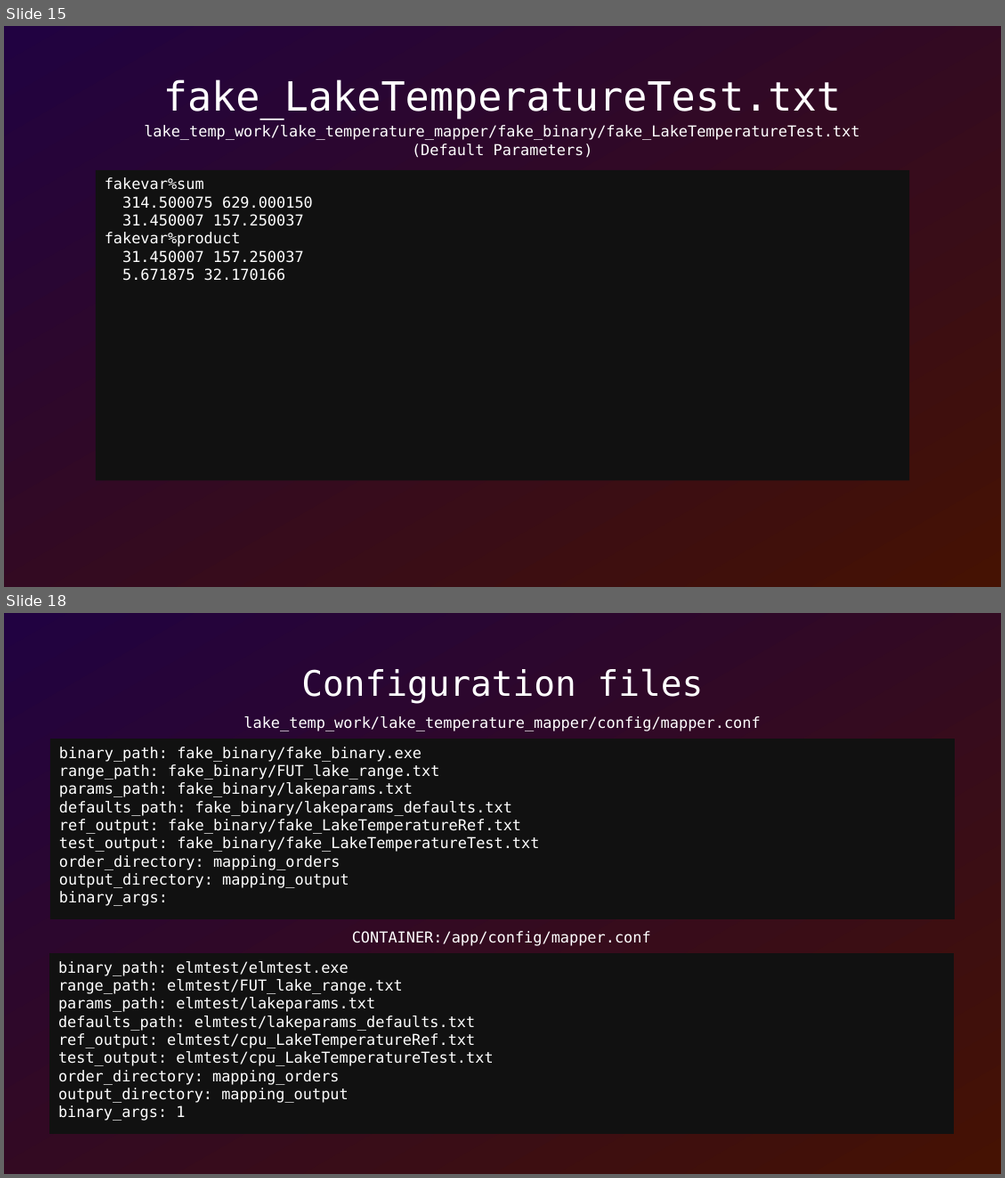
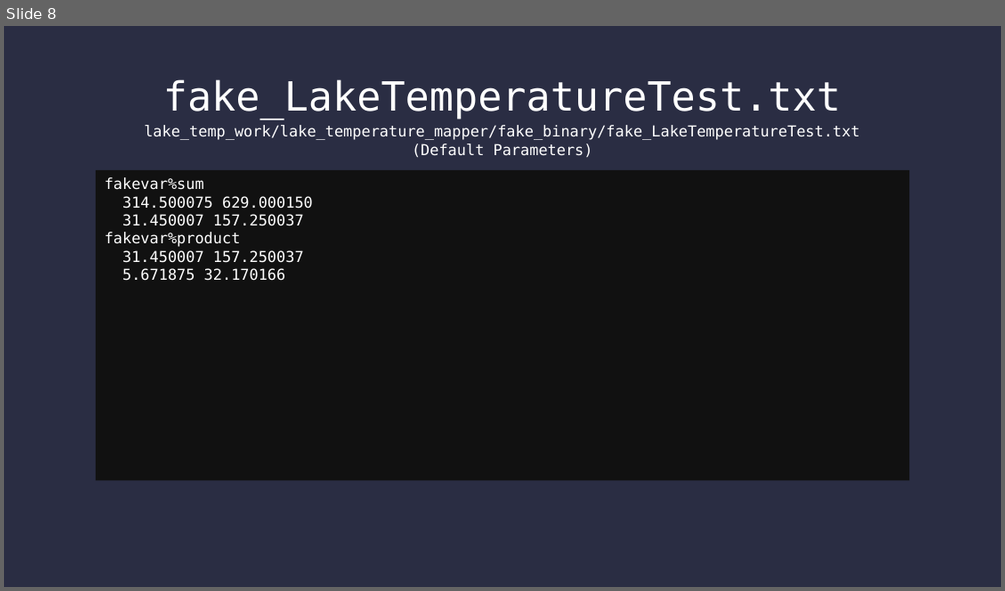
Before and after one commit to SamAllen06/lake_temp_work, a slide deck: documentation/lake_temperature.odp. Shown one above the other, each under a label of ours: slides 15 and 18 before the commit, slide 8 after it; the slides between them are not shown. The pictures are 1005x1178 and 1005x591 pixels, drawn with LibreOffice and Linux fonts; fonts in the diff are those of the drawing. Boxes give left, top, right and bottom in pixels: in the first picture for what was removed or moved away, otherwise in the second. Text is boxed around its words. In the diff, an @@ line names an element or a change of style, - is before the commit and + after.

```diff
--- a/documentation/lake_temperature.odp
+++ b/documentation/lake_temperature.odp
@@ slide 18 removed at (4, 613, 1001, 1174), background gradient #210241 to #451203 @@
@@ title removed at (301, 668, 704, 704) @@
-Configuration files
@@ text removed at (243, 716, 760, 731) @@
-lake_temp_work/lake_temperature_mapper/config/mapper.conf
@@ rectangle removed at (50, 738, 955, 920) @@
-binary_path: fake_binary/fake_binary.exe
-range_path: fake_binary/FUT_lake_range.txt
-params_path: fake_binary/lakeparams.txt
-defaults_path: fake_binary/lakeparams_defaults.txt
-ref_output: fake_binary/fake_LakeTemperatureRef.txt
-test_output: fake_binary/fake_LakeTemperatureTest.txt
-order_directory: mapping_orders
-output_directory: mapping_output
-binary_args:
@@ text removed at (352, 931, 651, 946) @@
-CONTAINER:/app/config/mapper.conf
@@ rectangle removed at (49, 953, 954, 1134) @@
-binary_path: elmtest/elmtest.exe
-range_path: elmtest/FUT_lake_range.txt
-params_path: elmtest/lakeparams.txt
-defaults_path: elmtest/lakeparams_defaults.txt
-ref_output: elmtest/cpu_LakeTemperatureRef.txt
-test_output: elmtest/cpu_LakeTemperatureTest.txt
-order_directory: mapping_orders
-output_directory: mapping_output
-binary_args: 1
@@ what was slide 15 is now slide 8 @@
@@ slide 8 changed as well @@
@@ background gradient #210241 to #451203 to #2A2D43 @@
```
Also in this commit, not shown: 11 other slides changed, 12 slides added, 5 other slides removed, 1 other file.
